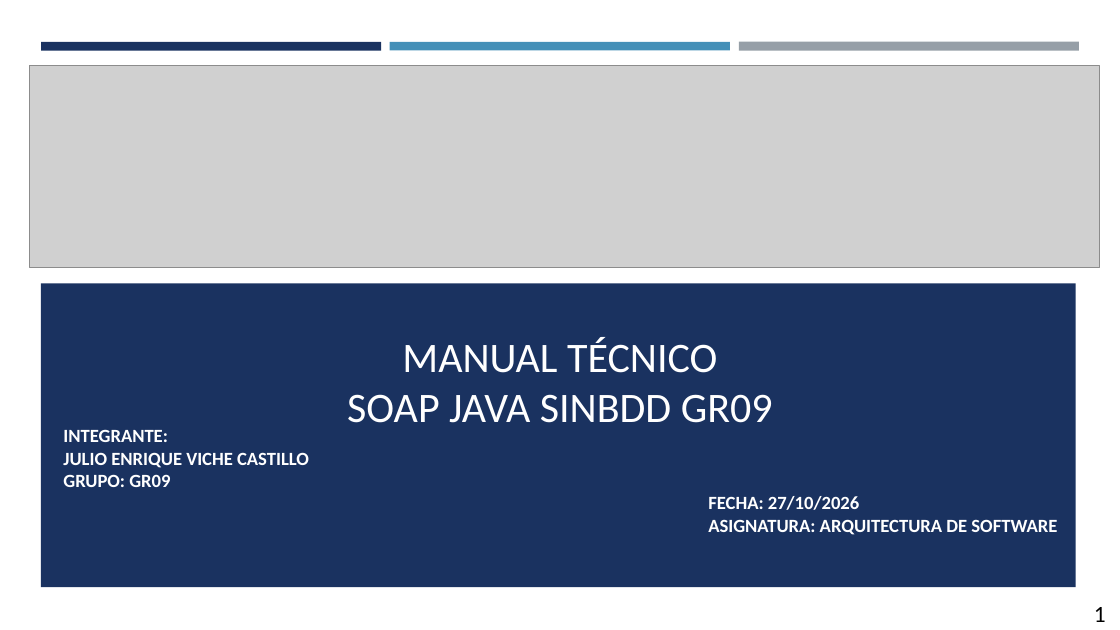
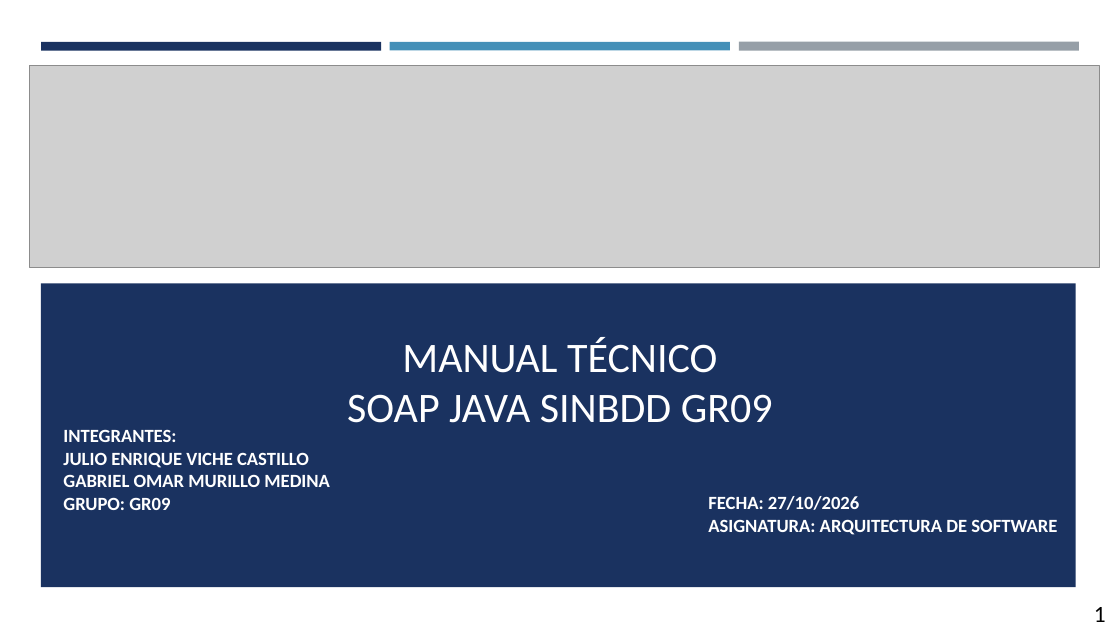
Before and after one commit to JulioViche/u1-sw-arch, a slide deck: slide 1 of TI.1.1. PAO202651_SOAP_JAVA_SINBDD_NRC36884_GR09/05. DOCUMENTACION/CONVUNI_SOAP_JAVA_GR09.pptx. Drawn at 1120x630 pixels with LibreOffice and Linux fonts; fonts in the diff are those of the drawing; grey boxes stand for pictures. Boxes give left, top, right and bottom in pixels: in the first picture for what was removed or moved away, otherwise in the second. Text is boxed around its words. In the diff, an @@ line names an element or a change of style, - is before the commit and + after.

```diff
--- a/TI.1.1. PAO202651_SOAP_JAVA_SINBDD_NRC36884_GR09/05. DOCUMENTACION/CONVUNI_SOAP_JAVA_GR09.pptx
+++ b/TI.1.1. PAO202651_SOAP_JAVA_SINBDD_NRC36884_GR09/05. DOCUMENTACION/CONVUNI_SOAP_JAVA_GR09.pptx
@@ subtitle at (x1=63, y1=429, x2=176, y2=442): text changed @@
-INTEGRANTE:
+INTEGRANTES:
@@ subtitle at (x1=63, y1=474, x2=330, y2=487): paragraph added @@
+GABRIEL OMAR MURILLO MEDINA
```
Also in this commit, not shown: 16 other files.
